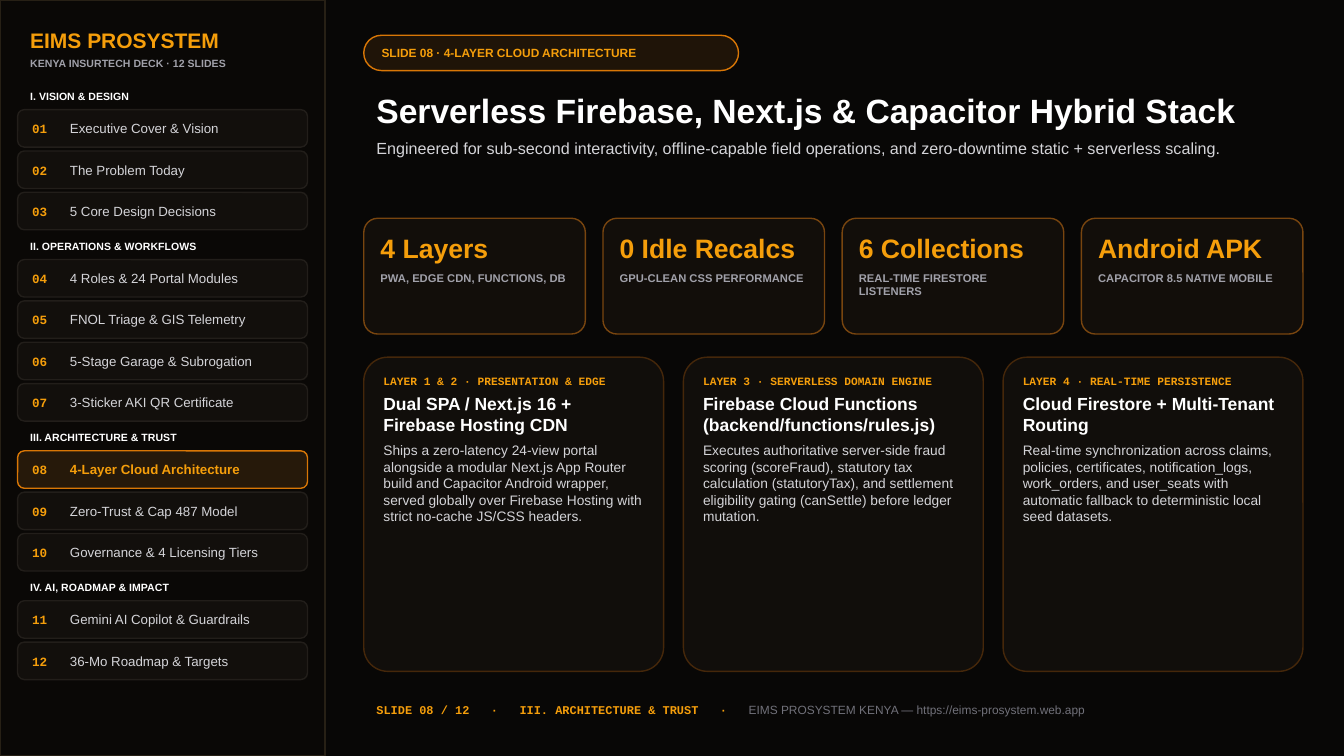
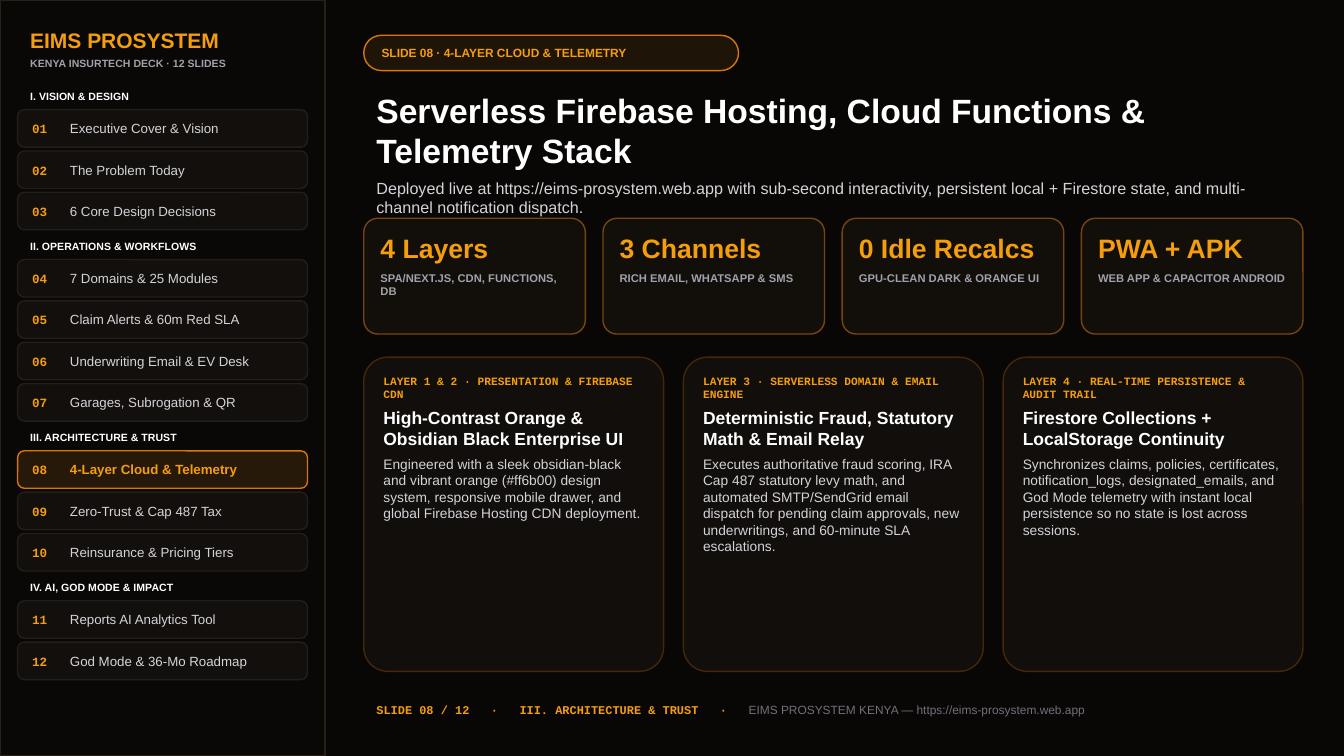
Before and after one commit to tokgot-debug/eims-prosystem, a slide deck: slide 8 of public/EIMS_ProSystem_Pitch_Deck.pptx. Drawn at 1344x756 pixels with LibreOffice and Linux fonts; fonts in the diff are those of the drawing. Boxes give left, top, right and bottom in pixels: in the first picture for what was removed or moved away, otherwise in the second. Text is boxed around its words. In the diff, an @@ line names an element or a change of style, - is before the commit and + after.

```diff
--- a/public/EIMS_ProSystem_Pitch_Deck.pptx
+++ b/public/EIMS_ProSystem_Pitch_Deck.pptx
@@ text in rounded rectangle at (382, 48, 627, 57): text changed @@
-SLIDE 08 · 4-LAYER CLOUD ARCHITECTURE
+SLIDE 08 · 4-LAYER CLOUD & TELEMETRY
@@ text at (376, 98, 1245, 217): text changed @@
-Serverless Firebase, Next.js & Capacitor Hybrid Stack
-Engineered for sub-second interactivity, offline-capable field operations, and zero-downtime static + serverless scaling.
+Serverless Firebase Hosting, Cloud Functions & Telemetry Stack
+Deployed live at https://eims-prosystem.web.app with sub-second interactivity, persistent local + Firestore state, and multi-channel notification dispatch.
@@ text in rounded rectangle at (620, 238, 793, 284): text changed @@
-0 Idle Recalcs
-GPU-CLEAN CSS PERFORMANCE
+3 Channels
+RICH EMAIL, WHATSAPP & SMS
@@ text in rounded rectangle at (859, 238, 1039, 282): text changed @@
-6 Collections
-REAL-TIME FIRESTORE LISTENERS
+0 Idle Recalcs
+GPU-CLEAN DARK & ORANGE UI
@@ text in rounded rectangle at (1098, 239, 1285, 282): text changed @@
-Android APK
-CAPACITOR 8.5 NATIVE MOBILE
+PWA + APK
+WEB APP & CAPACITOR ANDROID
@@ text in rounded rectangle at (32, 273, 218, 283): text changed @@
-04 4 Roles & 24 Portal Modules
+04 7 Domains & 25 Modules
@@ text in rounded rectangle at (380, 274, 557, 295): text changed @@
-PWA, EDGE CDN, FUNCTIONS, DB
+SPA/NEXT.JS, CDN, FUNCTIONS, DB
@@ text in rounded rectangle at (32, 314, 239, 324): text changed @@
-05 FNOL Triage & GIS Telemetry
+05 Claim Alerts & 60m Red SLA
@@ text in rounded rectangle at (32, 356, 249, 369): text changed @@
-06 5-Stage Garage & Subrogation
+06 Underwriting Email & EV Desk
@@ text in rounded rectangle at (383, 377, 640, 521): text changed @@
-LAYER 1 & 2 · PRESENTATION & EDGE
-Dual SPA / Next.js 16 + Firebase Hosting CDN
-Ships a zero-latency 24-view portal alongside a modular Next.js App Router build and Capacitor Android wrapper, served globally over Firebase Hosting with strict no-cache JS/CSS headers.
+LAYER 1 & 2 · PRESENTATION & FIREBASE CDN
+High-Contrast Orange & Obsidian Black Enterprise UI
+Engineered with a sleek obsidian-black and vibrant orange (#ff6b00) design system, responsive mobile drawer, and global Firebase Hosting CDN deployment.
@@ text in rounded rectangle at (703, 377, 959, 551): text changed @@
-LAYER 3 · SERVERLESS DOMAIN ENGINE
-Firebase Cloud Functions (backend/functions/rules.js)
-Executes authoritative server-side fraud scoring (scoreFraud), statutory tax calculation (statutoryTax), and settlement eligibility gating (canSettle) before ledger mutation.
+LAYER 3 · SERVERLESS DOMAIN & EMAIL ENGINE
+Deterministic Fraud, Statutory Math & Email Relay
+Executes authoritative fraud scoring, IRA Cap 487 statutory levy math, and automated SMTP/SendGrid email dispatch for pending claim approvals, new underwritings, and 60-minute SLA escalations.
@@ text in rounded rectangle at (1023, 377, 1279, 535): text changed @@
-LAYER 4 · REAL-TIME PERSISTENCE
-Cloud Firestore + Multi-Tenant Routing
-Real-time synchronization across claims, policies, certificates, notification_logs, work_orders, and user_seats with automatic fallback to deterministic local seed datasets.
+LAYER 4 · REAL-TIME PERSISTENCE & AUDIT TRAIL
+Firestore Collections + LocalStorage Continuity
+Synchronizes claims, policies, certificates, notification_logs, designated_emails, and God Mode telemetry with instant local persistence so no state is lost across sessions.
@@ text in rounded rectangle at (32, 397, 236, 410): text changed @@
-07 3-Sticker AKI QR Certificate
+07 Garages, Subrogation & QR
@@ text in rounded rectangle at (32, 464, 237, 477): text changed @@
-08 4-Layer Cloud Architecture
+08 4-Layer Cloud & Telemetry
@@ text in rounded rectangle at (32, 506, 222, 519): text changed @@
-09 Zero-Trust & Cap 487 Model
+09 Zero-Trust & Cap 487 Tax
@@ text in rounded rectangle at (32, 547, 234, 560): text changed @@
-10 Governance & 4 Licensing Tiers
+10 Reinsurance & Pricing Tiers
@@ text at (30, 583, 173, 593): text changed @@
-IV. AI, ROADMAP & IMPACT
+IV. AI, GOD MODE & IMPACT
@@ text in rounded rectangle at (32, 614, 215, 627): text changed @@
-11 Gemini AI Copilot & Guardrails
+11 Reports AI Analytics Tool
@@ text in rounded rectangle at (32, 656, 247, 669): text changed @@
-12 36-Mo Roadmap & Targets
+12 God Mode & 36-Mo Roadmap
```
Also in this commit, not shown: 11 other slides changed, 1 other file.
